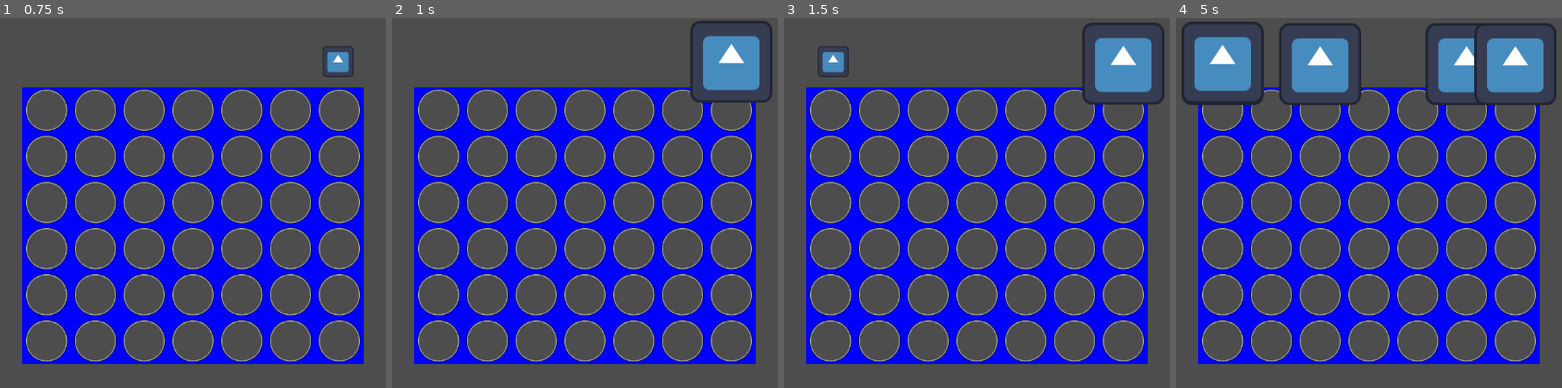
Above: before the commit, frames 1-4 (left to right).
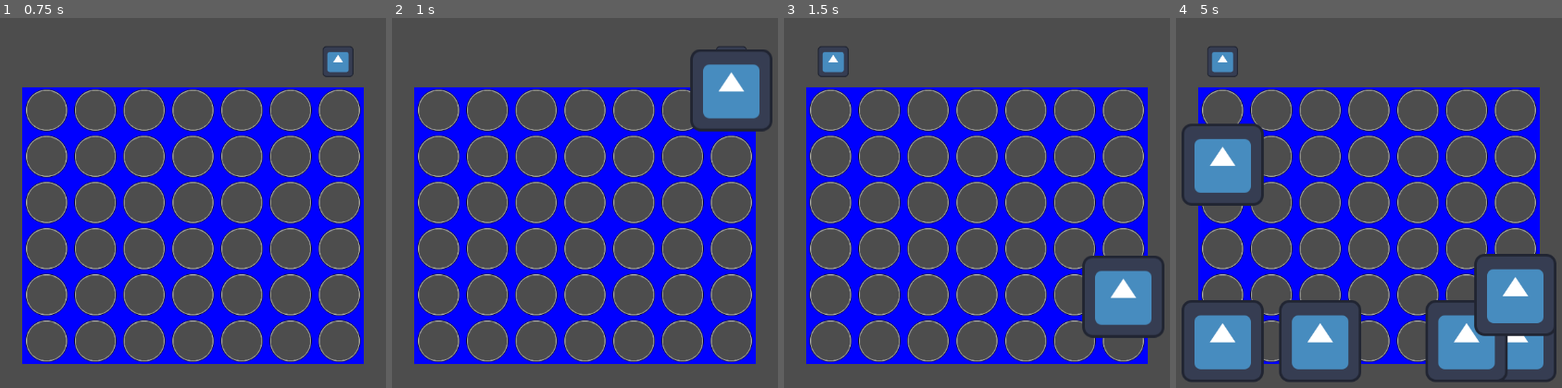
Above: after the commit, the same moments.

Repository: CarpetStudioStudio/vcgjspring2026
Game: Godot game, scene res://scenes/gameplay_area.tscn
The game is run twice, just before and just after one commit, with the same random seed, the same clock (stepped at 60 frames per second) and the same inputs. The project has no main scene, so this scene is started directly. The engine's default icon, where the game draws it, is replaced by a stand-in: a white triangle on a blue panel in a dark square.
Inputs (mouse positions are in pixels of both pictures, inside the frame that each line leads up to):
- Up to frame 1 (0.75 s): tap Enter at 0.5 s; move the mouse to (355, 206) at 0.52 s; press the mouse at (355, 206) at 0.53 s
- Up to frame 2 (1 s): no input
- Up to frame 3 (1.5 s): move the mouse to (830, 247) at 1.27 s; release the mouse at (830, 247) at 1.28 s; click (830, 247) at 1.35 s
- Up to frame 4 (5 s): move the mouse to (1442, 132) at 2.02 s; press the mouse at (1442, 132) at 2.03 s; move the mouse to (1330, 310) at 2.77 s; release the mouse at (1330, 310) at 2.78 s; click (1330, 310) at 2.85 s; move the mouse to (outside the picture) at 3.52 s; press the mouse at (outside the picture) at 3.53 s; move the mouse to (outside the picture) at 4.27 s; release the mouse at (outside the picture) at 4.28 s; click (outside the picture) at 4.35 s

Frame 1 is identical in both runs. In frame 2, 3.4% of the frame differs, in the area x 77-99%, y 0-31%; in frame 3, 6.7%; in frame 4, 29%, in the area x 1-99%, y 1-99%.
Error before the commit: Assertion failed: Please set the color (res://Piece/piece.gd:13)

Commit message:
STACKAGANZA

Diff:
--- a/Piece/Piece.tscn
+++ b/Piece/Piece.tscn
@@ -8,4 +8,4 @@
 [node name="Piece" type="Sprite2D" unique_id=818604889]
 texture = ExtResource("1_guwan")
 script = ExtResource("2_1aca4")
-sprites = Array[Texture]([null, ExtResource("3_6dp0k"), ExtResource("4_1r04k")])
+sprites = Array[Texture]([ExtResource("1_guwan"), ExtResource("3_6dp0k"), ExtResource("4_1r04k")])
--- a/Piece/piece.gd
+++ b/Piece/piece.gd
@@ -6,12 +6,8 @@
 	RED,
 	YELLOW
 }
-@export var color : PColor = PColor.UNSET
+@export var color : PColor = PColor.UNSET:
+	set(new_val):
+		color = new_val
+		texture = sprites[int(color)]
 @export var sprites : Array[Texture]
-
-func _ready() -> void:
-	assert(color != PColor.UNSET, "Please set the color")
-
-func set_color(color : PColor) -> void:
-	self.color = color
-	texture = sprites[int(color)]
--- a/board/board.gd
+++ b/board/board.gd
@@ -6,11 +6,12 @@
 const COLS : int = 7
 
 
-var board : Array[Piece]
+var board : Array[Piece] = []
 
-func _ready() -> void:
+func _init() -> void:
 	for i in 7*6:
 		board.append(null)
+
 
 
 func in_bounds(x : int, y : int) -> bool:
@@ -38,7 +39,7 @@
 		if get_piece(x,i) != null:
 			return i-1
 
-	return -1
+	return ROWS-1
 
 func remove_piece(x : int, y : int) -> Piece:
 	var removed_piece : Piece = get_piece(x,y)
--- a/scenes/connect_four_board.gd
+++ b/scenes/connect_four_board.gd
@@ -18,6 +18,7 @@
 func drop_piece(piece : Piece, xpos : int) -> void:
 
 	var ypos : int = board.find_lowest_empty(xpos)
+	print("Lowest", ypos)
 	board.set_piece(piece, xpos, ypos)
 	var tween : Tween = get_tree().create_tween()
 	tween.set_trans(Tween.TRANS_QUAD)
--- a/scenes/gameplay_area.gd
+++ b/scenes/gameplay_area.gd
@@ -23,6 +23,7 @@
 	num_trans -= 1
 	if num_trans == 0 and queued_drop_x != -1:
 		initiate_drop(queued_drop_x)
+		queued_drop_x = -1
 
 func _input(event: InputEvent) -> void:
 	if event.is_action_pressed("drop_piece"):
@@ -34,5 +35,5 @@
 func initiate_drop(x : int) -> void:
 	var new_piece : Piece = temp_piece_packed.instantiate()
 	add_child(new_piece)
-	new_piece.global_position = topchip.global_position
+	new_piece.global_position = $Board.grid_to_position(Vector2i(x,-1))
 	$Board.drop_piece(new_piece,x)
